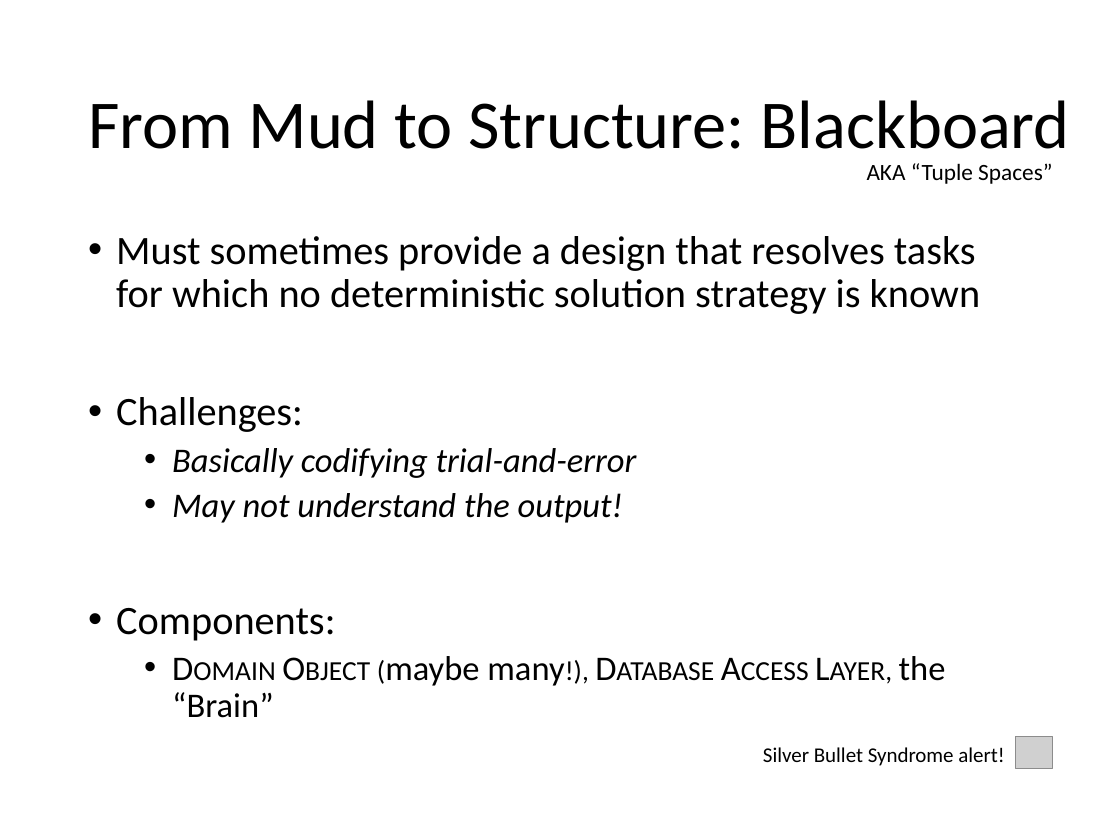
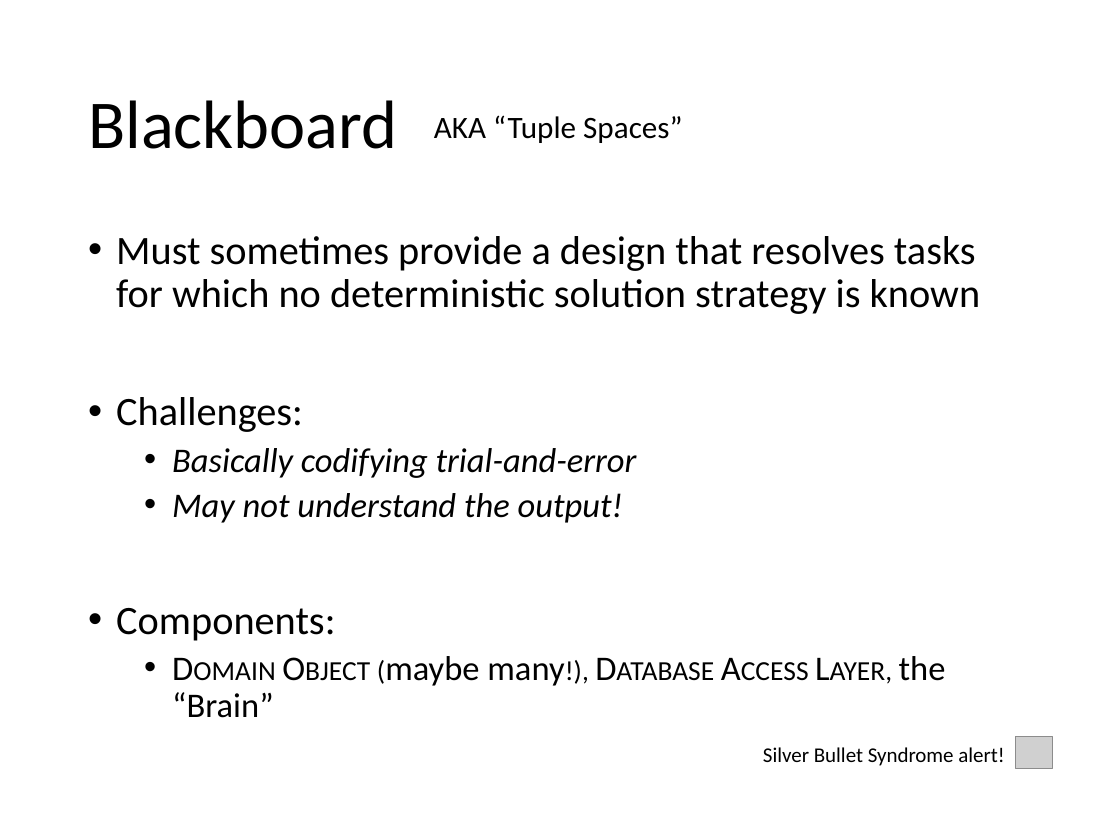
Before and after one commit to itascode/SU_SEGR_5240_18SQ, a slide deck: slide 23 of 03 - Patterns of Software Architecture.pptx (slide 22 before the commit). Drawn at 1120x840 pixels with LibreOffice and Linux fonts; fonts in the diff are those of the drawing; grey boxes stand for pictures. Boxes give left, top, right and bottom in pixels: in the first picture for what was removed or moved away, otherwise in the second. Text is boxed around its words. In the diff, an @@ line names an element or a change of style, - is before the commit and + after.

```diff
--- a/03 - Patterns of Software Architecture.pptx
+++ b/03 - Patterns of Software Architecture.pptx
@@ title at (x1=88, y1=100, x2=397, y2=149): text changed @@
-From Mud to Structure: Blackboard
+Blackboard
@@ text "AKA “Tuple Spaces”" moved from (x1=867, y1=163, x2=1052, y2=184) to (x1=434, y1=115, x2=682, y2=143) @@
@@ text "AKA “Tuple Spaces”" at (x1=434, y1=115, x2=682, y2=143): size 15 to 20 pt @@
```
Also in this commit, not shown: 13 other slides changed, 2 slides added, 1 slide removed.
